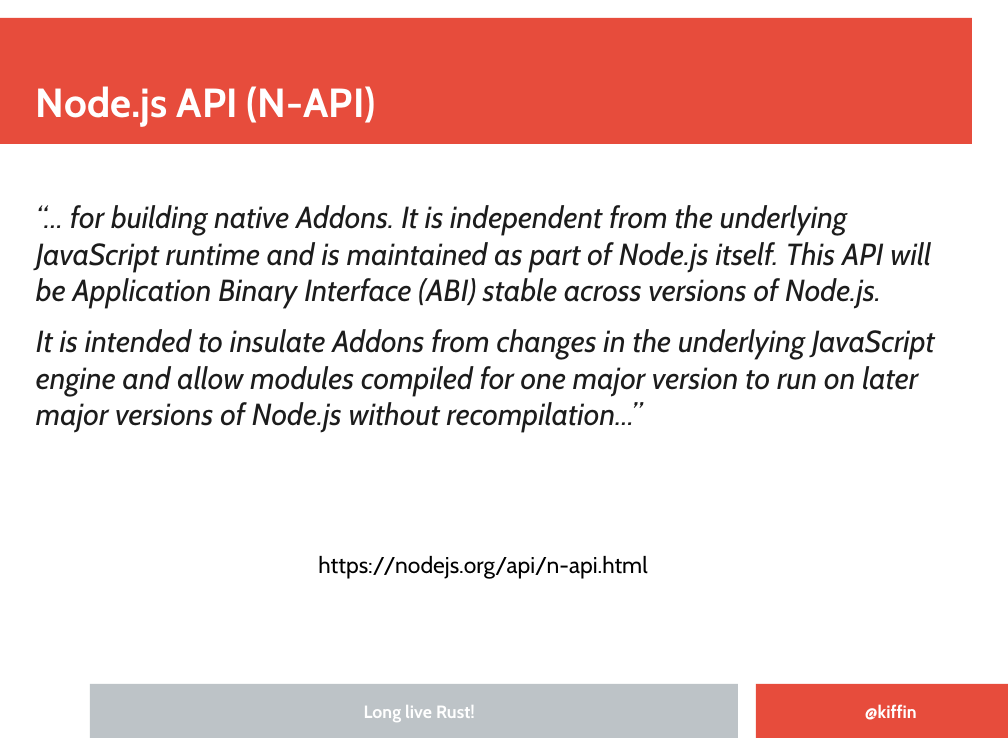
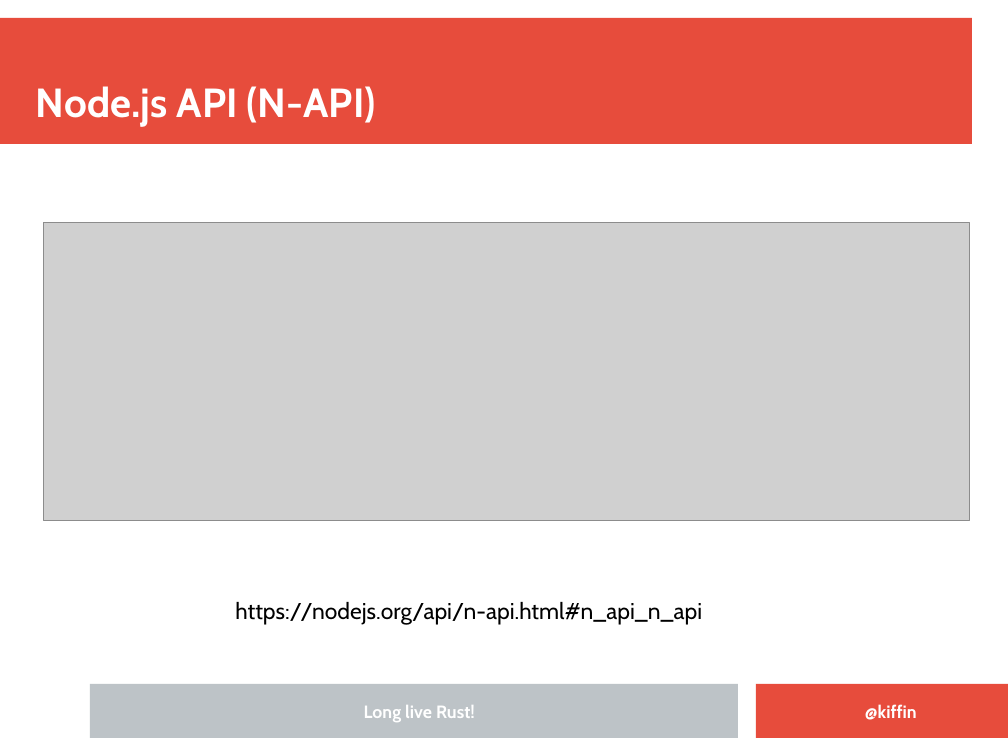
Before and after one commit to kgish/rust-node-addon-template, a slide deck: slide 11 of presentation/Embedding-Rust-in-NodeJS-applications.odp. Drawn at 1008x756 pixels with LibreOffice and Linux fonts; fonts in the diff are those of the drawing; grey boxes stand for pictures; background and template pictures are left out. Boxes give left, top, right and bottom in pixels: in the first picture for what was removed or moved away, otherwise in the second. Text is boxed around its words. In the diff, an @@ line names an element or a change of style, - is before the commit and + after.

Commit message:
Updated the presentation again.

```diff
--- a/presentation/Embedding-Rust-in-NodeJS-applications.odp
+++ b/presentation/Embedding-Rust-in-NodeJS-applications.odp
@@ text removed at [36,205,935,432] @@
-“... for building native Addons. It is independent from the underlying JavaScript runtime and is maintained as part of Node.js itself. This API will be Application Binary Interface (ABI) stable across versions of Node.js.
-It is intended to insulate Addons from changes in the underlying JavaScript engine and allow modules compiled for one major version to run on later major versions of Node.js without recompilation...”
@@ picture added at [44,222,970,520] @@
@@ rectangle removed at [64,267,439,276] @@
@@ text at [235,602,702,625]: text changed @@
-https://nodejs.org/api/n-api.html
+https://nodejs.org/api/n-api.html#n_api_n_api
```
Also in this commit, not shown: 5 other slides changed, 1 other file.
